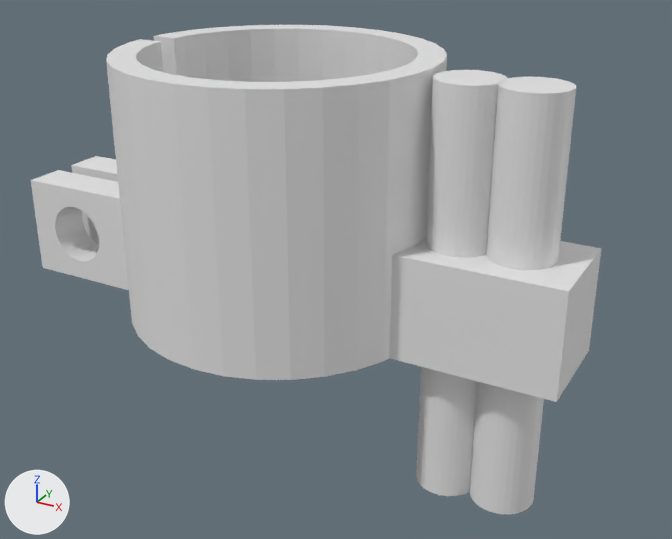
One commit to the Blender file bike/e3_holder/handle_bar_braket.blend: the scene before it, then after it.
Both versions are drawn from a 50 mm camera at (45.1, -71.3, 35.6) aimed at (5.3, 1.2, -0.6). Arrows for +X, +Y and +Z are at lower left; the lights stay in place.
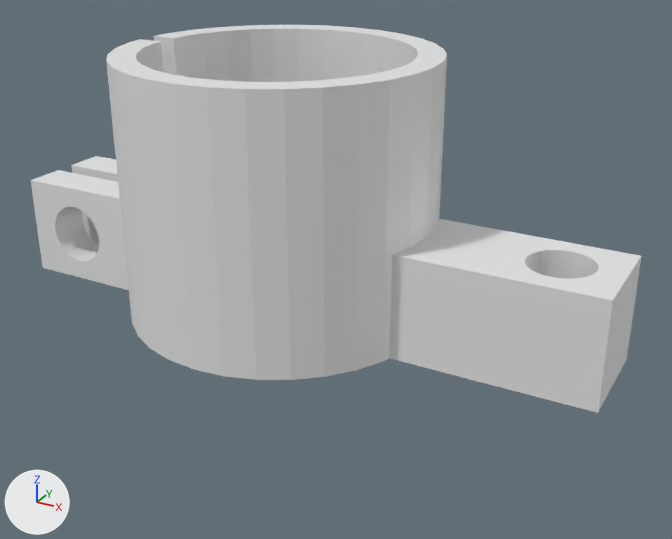
Where the change shows, as pixel boxes (x1, y1, x2, y2) in the pictures (672 x 539 px; the box of a moved part takes in the faces that stretch with it):
```json
{"object": "Cylinder.002", "change": "reshaped", "before": [31, 25, 602, 402], "after": [31, 25, 641, 413], "on screen": "7% wider"}
{"object": "Cylinder.004", "change": "hidden", "before": [470, 77, 576, 514]}
{"object": "Cylinder.003", "change": "hidden", "before": [416, 70, 508, 496]}
{"part": 1, "of": "me_cylinder_003", "change": "moved or reshaped", "before": [389, 238, 602, 402], "after": [389, 219, 641, 413]}
```

Edits to the scene script, one JSON object a line:
```json
{"block": "me_cylinder_003", "where": "# used by ob_cylinder_002; location = (0.0, 0.0, 7.5); scale = (15.0, 15.0, 12.5)"}
{"op": "remove", "block": "me_cylinder_003", "code": "me_cylinder_003.from_pydata(...)  # 454 vertices, 638 faces; spans x -1.85..1.95, y -1.0..1.0, z -1.0..1.0"}
{"op": "add", "block": "me_cylinder_003", "code": "me_cylinder_003.from_pydata(...)  # 454 vertices, 639 faces; spans x -1.85..2.18, y -1.0..1.0, z -1.0..1.0"}
{"block": "me_cylinder_003", "change": "me_cylinder_003 part 1"}
{"block": "me_cylinder_003", "change": "4 vertices are removed from x 1.47..1.48, y -0.16..0.17, z -1.0..-0.2"}
{"block": "me_cylinder_003", "change": "27 faces are deleted"}
{"block": "me_cylinder_003", "change": "35 vertices in x 1.39..1.95, y -0.33..0.33, z -1.0..-0.2 move by (0.23, 0.0, 0.0)"}
{"block": "me_cylinder_003", "change": "33 vertices in x 1.39..1.79, y -0.2..0.2, z -1.0..-0.2 move by (0.22, 0.0, 0.0)"}
{"block": "me_cylinder_003", "change": "4 vertices are added at (1.93, 0.17, -0.2), (1.93, -0.16, -0.2), (1.93, -0.16, -1.0), (1.93, 0.17, -1.0)"}
{"block": "me_cylinder_003", "change": "28 new faces join them"}
{"op": "add", "block": "ob_cylinder_004", "code": "ob_cylinder_004.hide_viewport = True"}
{"op": "add", "block": "ob_cylinder_003", "code": "ob_cylinder_003.hide_viewport = True"}
```
